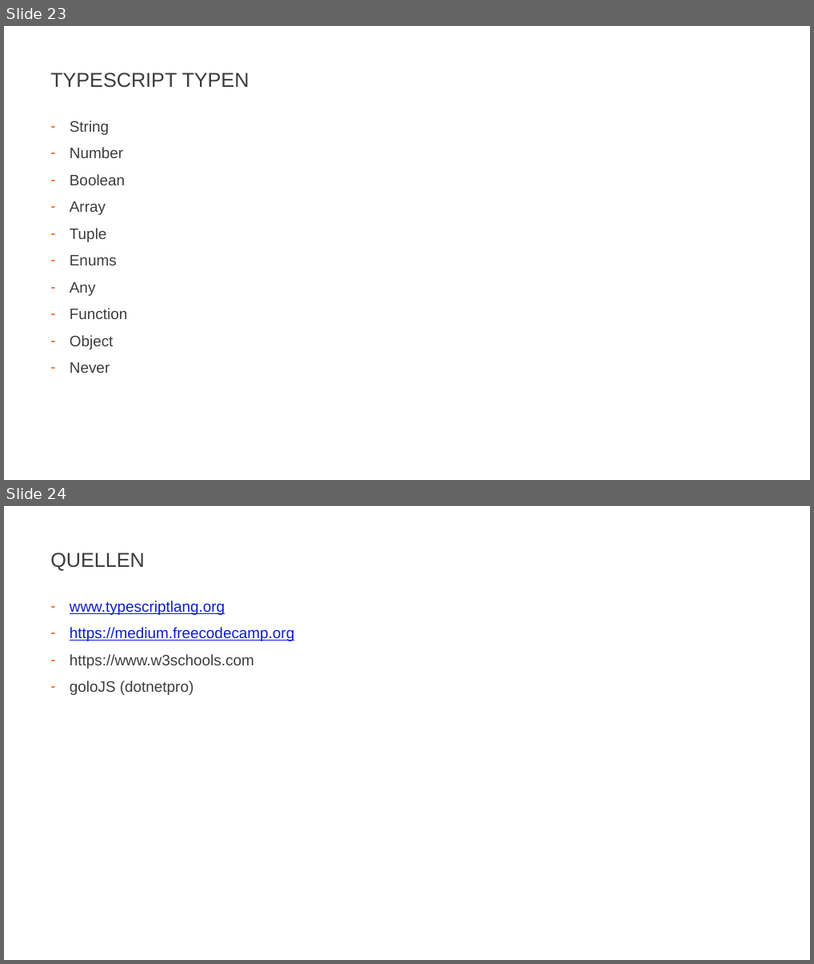
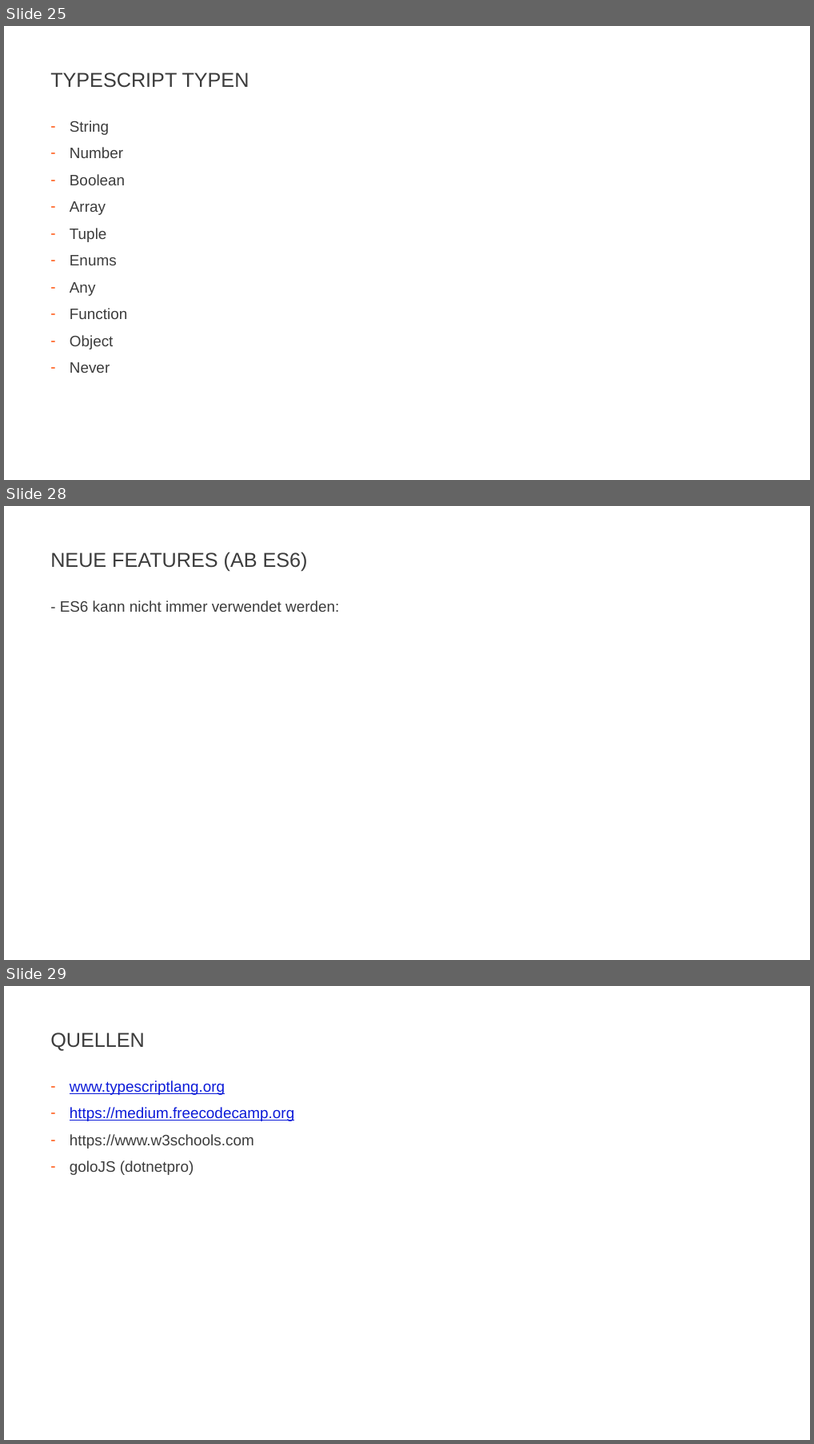
Before and after one commit to JohannesFeige/typescriptTrainingGrundlagen, a slide deck: TypeScriptBasics.pptx. Shown one above the other, each under a label of ours: slides 23 and 24 before the commit, slides 25, 28 and 29 after it; the slides between them are not shown. The pictures are 814x964 and 814x1444 pixels, drawn with LibreOffice and Linux fonts; fonts in the diff are those of the drawing; background and template pictures are left out. Boxes give left, top, right and bottom in pixels: in the first picture for what was removed or moved away, otherwise in the second. Text is boxed around its words. In the diff, an @@ line names an element or a change of style, - is before the commit and + after.

```diff
--- a/TypeScriptBasics.pptx
+++ b/TypeScriptBasics.pptx
@@ slide 28 added at [4,506,810,960], background #FFFFFF @@
@@ title added at [50,552,308,571], 24 pt, text #3C3C3C @@
+NEUE FEATURES (AB ES6)
@@ text added at [60,600,339,612], 18 pt, text #3C3C3C @@
+- ES6 kann nicht immer verwendet werden:
@@ what was slide 23 is now slide 25 @@
@@ what was slide 24 is now slide 29 @@
```
Also in this commit, not shown: 8 slides changed, 4 other slides added, 7 other files.
